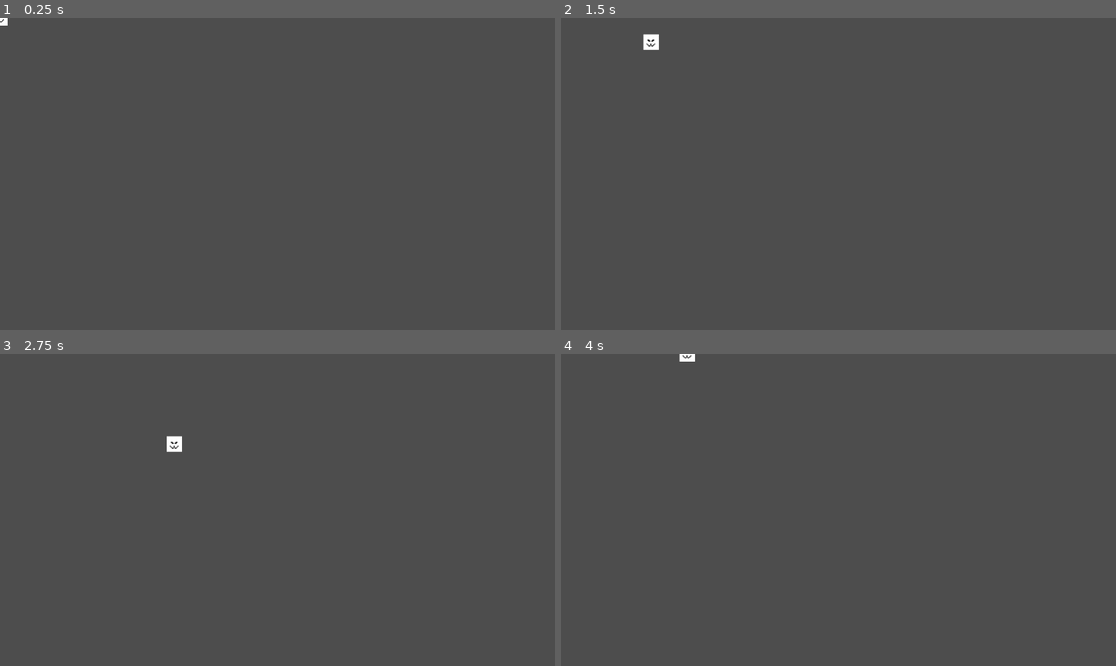
Above: before the commit, frames 1-4 (two rows, left to right).
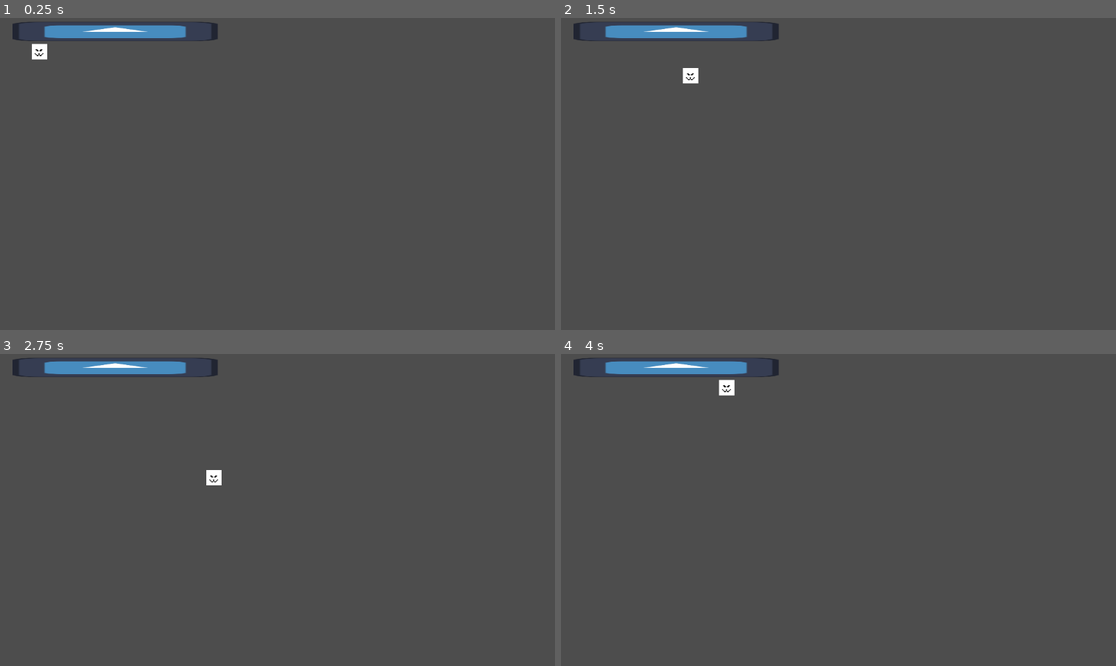
Above: after the commit, the same moments.

Repository: superj-v1/Overforged1
Game: Godot game, scene res://teste.tscn
The game is run twice, just before and just after one commit, with the same random seed, the same clock (stepped at 60 frames per second) and the same inputs. The engine's default icon, where the game draws it, is replaced by a stand-in: a white triangle on a blue panel in a dark square.
Inputs:
- Up to frame 1 (0.25 s): no input
- Up to frame 2 (1.5 s): tap Enter at 0.5 s; hold Right (ui_right) 0.53-1.28 s; hold Down (ui_down) from 1.28 s (still down)
- Up to frame 3 (2.75 s): release Down (ui_down) at 2.03 s; hold Right (ui_right) from 2.03 s (still down)
- Up to frame 4 (4 s): release Right (ui_right) at 2.78 s; hold Up (ui_up) 2.78-3.53 s; hold Left (ui_left) from 3.53 s (still down)

The runs differ from the first frame. In frame 1, 1.5% of the frame differs, in the area x 0-40%, y 0-14%; in frame 2, 1.6%; in frame 3, 1.6%, in the area x 2-40%, y 1-43%; in frame 4, 1.6%.

Commit message:
Alguns testes para mexer nos objetos

Diff:
--- a/teste.tscn
+++ b/teste.tscn
@@ -1,18 +1,47 @@
-[gd_scene load_steps=4 format=3 uid="uid://bkahkkytj1qa7"]
+[gd_scene load_steps=7 format=3 uid="uid://bkahkkytj1qa7"]
 
 [ext_resource type="Script" uid="uid://c7156gl4ofb18" path="res://player1.gd" id="1_o02vu"]
 [ext_resource type="Texture2D" uid="uid://d875lkp0n2kb" path="res://_MySprites/caixa_feliz.png" id="2_7w86a"]
+[ext_resource type="Texture2D" uid="uid://l6wdma4fa5n3" path="res://icon.svg" id="3_s2wow"]
 
 [sub_resource type="RectangleShape2D" id="RectangleShape2D_o02vu"]
 size = Vector2(32, 32)
 
+[sub_resource type="RectangleShape2D" id="RectangleShape2D_7w86a"]
+size = Vector2(212, 20)
+
+[sub_resource type="SegmentShape2D" id="SegmentShape2D_s2wow"]
+a = Vector2(0, -105.6)
+b = Vector2(0, 108.8)
+
 [node name="Node2D" type="Node2D"]
 
 [node name="CharacterBody2D" type="CharacterBody2D" parent="."]
+position = Vector2(82, 70)
 script = ExtResource("1_o02vu")
+
+[node name="CollisionShape2D" type="CollisionShape2D" parent="CharacterBody2D"]
+shape = SubResource("RectangleShape2D_o02vu")
 
 [node name="Sprite2D" type="Sprite2D" parent="CharacterBody2D"]
 texture = ExtResource("2_7w86a")
 
-[node name="CollisionShape2D" type="CollisionShape2D" parent="CharacterBody2D"]
-shape = SubResource("RectangleShape2D_o02vu")
+[node name="StaticBody2D" type="StaticBody2D" parent="."]
+position = Vector2(239, 28)
+scale = Vector2(2, 2)
+
+[node name="CollisionShape2D" type="CollisionShape2D" parent="StaticBody2D"]
+shape = SubResource("RectangleShape2D_7w86a")
+
+[node name="Sprite2D" type="Sprite2D" parent="StaticBody2D"]
+position = Vector2(8.88109e-06, -8.34465e-07)
+scale = Vector2(1.66406, 0.15625)
+texture = ExtResource("3_s2wow")
+
+[node name="Area2D" type="Area2D" parent="."]
+position = Vector2(432, 98)
+scale = Vector2(3.32813, 0.3125)
+
+[node name="CollisionShape2D" type="CollisionShape2D" parent="Area2D"]
+position = Vector2(-1.49012e-07, -2.52724e-05)
+shape = SubResource("SegmentShape2D_s2wow")
